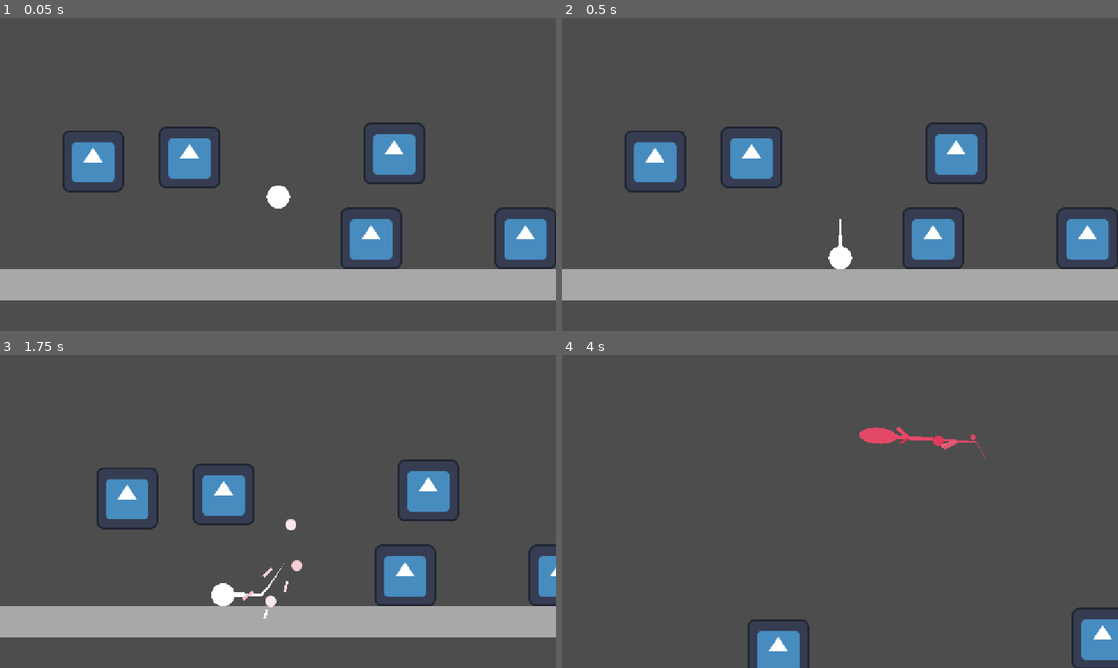
Above: before the commit, frames 1-4 (two rows, left to right).
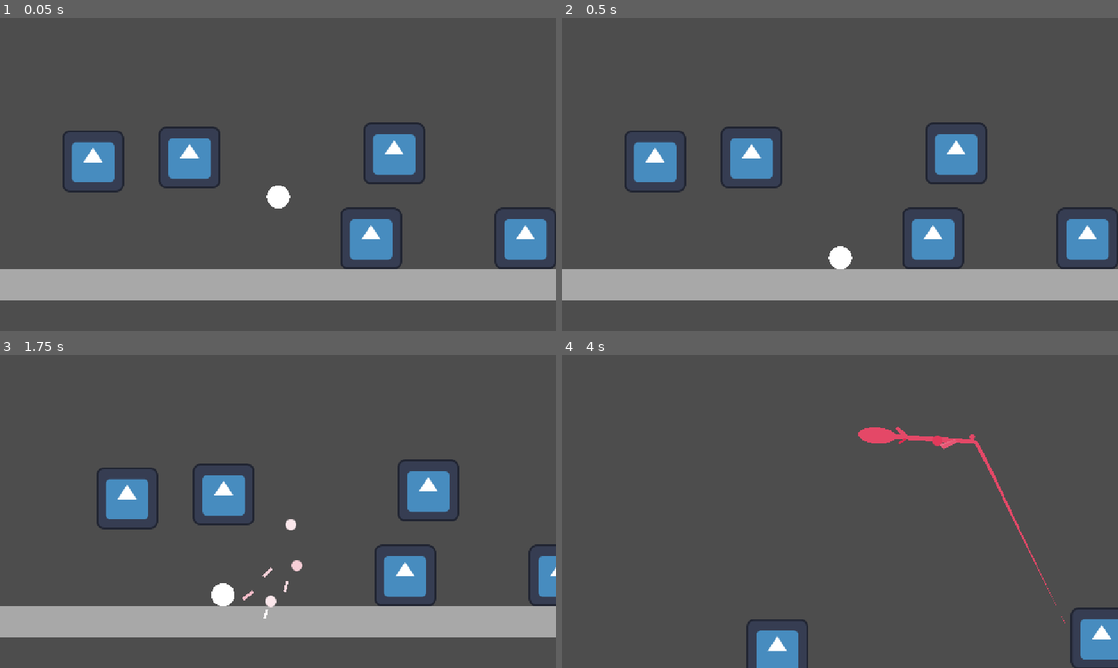
Above: after the commit, the same moments.

Repository: cookie1170/juice-test
Game: Godot game, scene res://levels/main.tscn
Two runs of this game, one before a commit and one after it. Both use one fixed random seed, a clock stepped at 60 frames per second and the inputs below. The engine's default icon, where the game draws it, is replaced by a stand-in: a white triangle on a blue panel in a dark square.
Inputs (mouse positions are in pixels of both pictures, inside the frame that each line leads up to):
- Up to frame 1 (0.05 s): no input
- Up to frame 2 (0.5 s): no input
- Up to frame 3 (1.75 s): tap Enter (ui_accept) at 0.5, 0.77 s; move the mouse to (250, 574) at 0.52 s; press the mouse at (250, 574) at 0.53 s; hold Up (ui_up) 0.53-1.25 s; release the mouse at (250, 574) at 1.25 s; drag from (444, 558) to (278, 520) at 1.27 s
- Up to frame 4 (4 s): move the mouse to (673, 464) at 2.02 s; hold A (left) 2.03-2.75 s; hold Space (bounce) 2.03-2.75 s; click (673, 464) at 2.3 s; drag from (867, 511) to (934, 436) at 2.77 s; move the mouse to (756, 433) at 3.52 s; hold Down (ui_down) from 3.53 s (still down); hold F from 3.53 s (still down); tap Enter (ui_accept) at 3.77 s; click (756, 433) at 3.8 s

Frame 1 is identical in both runs. In frame 2, less than 0.1% of the frame differs, in the area x 49-51%, y 64-73%; in frame 3, less than 0.1%; in frame 4, 0.6%, in the area x 33-100%, y 22-100%.

Commit message:
camera shake when dashing

Diff:
--- a/levels/main.tscn
+++ b/levels/main.tscn
@@ -1,9 +1,10 @@
-[gd_scene load_steps=11 format=3 uid="uid://bb50k1yv6oej1"]
+[gd_scene load_steps=13 format=3 uid="uid://bb50k1yv6oej1"]
 
 [ext_resource type="PackedScene" uid="uid://lj17m112ehpt" path="res://player/player.tscn" id="1_ifaiv"]
 [ext_resource type="Script" uid="uid://bo2dj1yk8lfa" path="res://addons/phantom_camera/scripts/phantom_camera_host/phantom_camera_host.gd" id="2_5k4jt"]
 [ext_resource type="Script" uid="uid://ckjqglobgtbtn" path="res://addons/phantom_camera/scripts/phantom_camera/phantom_camera_2d.gd" id="3_qy63d"]
 [ext_resource type="Script" uid="uid://dvq8lfxsyc554" path="res://addons/phantom_camera/scripts/resources/tween_resource.gd" id="4_6et1j"]
+[ext_resource type="Script" uid="uid://ddspebxr558xv" path="res://addons/phantom_camera/scripts/resources/phantom_camera_noise_2d.gd" id="5_6et1j"]
 [ext_resource type="PackedScene" uid="uid://517hm5oeryf5" path="res://enemies/basic_enemy/basic_enemy.tscn" id="5_ifaiv"]
 [ext_resource type="Texture2D" uid="uid://36d1vc5qw3wa" path="res://icon.svg" id="6_5k4jt"]
 [ext_resource type="Script" uid="uid://t4jiyx57far2" path="res://levels/bottom_boundary.gd" id="7_qy63d"]
@@ -11,11 +12,24 @@
 [sub_resource type="RectangleShape2D" id="RectangleShape2D_7dm0k"]
 size = Vector2(3200, 64)
 
-[sub_resource type="Resource" id="Resource_272bh"]
+[sub_resource type="Resource" id="Resource_6et1j"]
 script = ExtResource("4_6et1j")
 duration = 1.0
 transition = 0
 ease = 2
+
+[sub_resource type="Resource" id="Resource_etqu2"]
+script = ExtResource("5_6et1j")
+amplitude = 24.0
+frequency = 1.0
+randomize_noise_seed = 1
+noise_seed = 0
+positional_noise = false
+rotational_noise = false
+positional_multiplier_x = 1.0
+positional_multiplier_y = 1.0
+rotational_multiplier = 1.0
+metadata/_custom_type_script = "uid://ddspebxr558xv"
 
 [sub_resource type="WorldBoundaryShape2D" id="WorldBoundaryShape2D_6et1j"]
 
@@ -55,10 +69,11 @@
 script = ExtResource("3_qy63d")
 follow_mode = 5
 follow_target = NodePath("../Player")
-tween_resource = SubResource("Resource_272bh")
+tween_resource = SubResource("Resource_6et1j")
 dead_zone_width = 0.2
 dead_zone_height = 0.4
 limit_bottom = 128
+noise = SubResource("Resource_etqu2")
 metadata/_custom_type_script = "uid://ckjqglobgtbtn"
 
 [node name="BasicEnemy" parent="." instance=ExtResource("5_ifaiv")]
--- a/player/dashing.gd
+++ b/player/dashing.gd
@@ -59,6 +59,7 @@
 func dash() -> void:
 	var dash_direction: Vector2 = owner.global_position. \
 	direction_to(get_global_mouse_position())
+	owner.trail.point_amount = owner.trail.default_point_amount
 	dash_particles_2.rotation = dash_direction.angle()
 	dash_particles_1.restart()
 	dash_particles_2.restart()
@@ -91,6 +92,11 @@
 	vel_tween.tween_callback(func(): state_changed.emit(
 		grounded_state if owner.is_on_floor() else falling_state
 	))
+	owner.phantom_camera.noise.amplitude = 24.0
+	owner.phantom_camera.noise.frequency = 1.0
+	owner.phantom_camera.noise.positional_noise = true
+	await get_tree().create_timer(0.1).timeout
+	owner.phantom_camera.noise.positional_noise = false
 
 
 func get_dash_vel_mult() -> float:
--- a/player/grounded.gd
+++ b/player/grounded.gd
@@ -2,6 +2,16 @@
 
 @export var falling_state: State
 @export var bouncing_state: State
+
+var point_amt_tween: Tween
+
+func enter(_previous_state: State = null) -> void:
+	super()
+	if point_amt_tween:
+		point_amt_tween.kill()
+	point_amt_tween = get_tree().create_tween()
+	point_amt_tween.tween_property(owner.trail, "point_amount", 0, 0.25)
+
 
 func _physics_process(_delta: float) -> void:
 	if not owner.is_on_floor():
--- a/player/player.tscn
+++ b/player/player.tscn
@@ -173,16 +173,20 @@
 mesh = NodePath("../Mesh")
 max_dist = 192.0
 
-[node name="Trail" type="Line2D" parent="."]
+[node name="Trail" type="Line2D" parent="." node_paths=PackedStringArray("dash_attack_timer")]
 show_behind_parent = true
 top_level = true
 z_index = -1
 width_curve = SubResource("Curve_kb6p2")
+joint_mode = 2
+begin_cap_mode = 2
+end_cap_mode = 2
 script = ExtResource("3_ebec5")
-point_amount = 24
+default_point_amount = 25
+dash_attack_timer = NodePath("../DashAttackTimer")
 
 [node name="Timer" type="Timer" parent="Trail"]
-wait_time = 0.013
+wait_time = 0.015
 autostart = true
 
 [node name="StateMachine" type="Node2D" parent="." node_paths=PackedStringArray("default_state")]
@@ -210,6 +214,7 @@
 metadata/_custom_type_script = "uid://d3mvxnoga10c0"
 
 [node name="Dashing" type="Node2D" parent="StateMachine" node_paths=PackedStringArray("grounded_state", "falling_state", "dash_indicator", "dash_particles_1", "dash_particles_2")]
+visible = false
 script = ExtResource("5_qjkh3")
 grounded_state = NodePath("../Grounded")
 falling_state = NodePath("../Falling")
--- a/player/trail.gd
+++ b/player/trail.gd
@@ -1,8 +1,12 @@
 extends Line2D
 
-@export var point_amount: int
+@export var default_point_amount: int
+@export var dash_attack_timer: Timer
+
+var point_amount: int
 
 func _timeout() -> void:
-	add_point(owner.global_position - Vector2(0.0, 24.0))
-	if points.size() > point_amount:
+	if point_amount >= points.size():
+		add_point(owner.global_position - Vector2(0.0, 24.0))
+	else:
 		remove_point(0)
